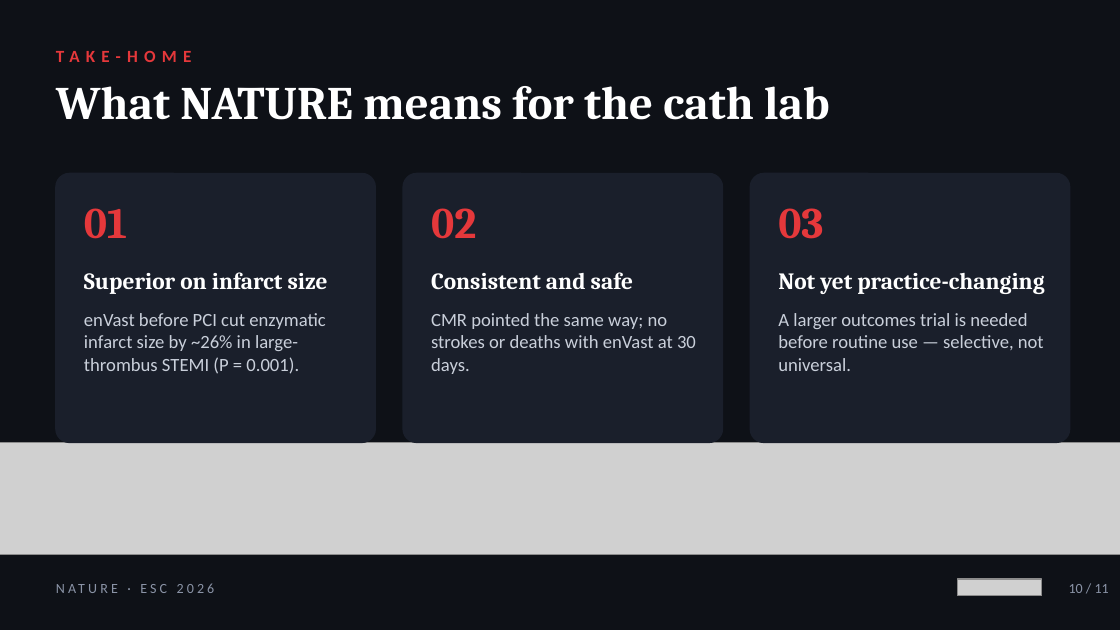
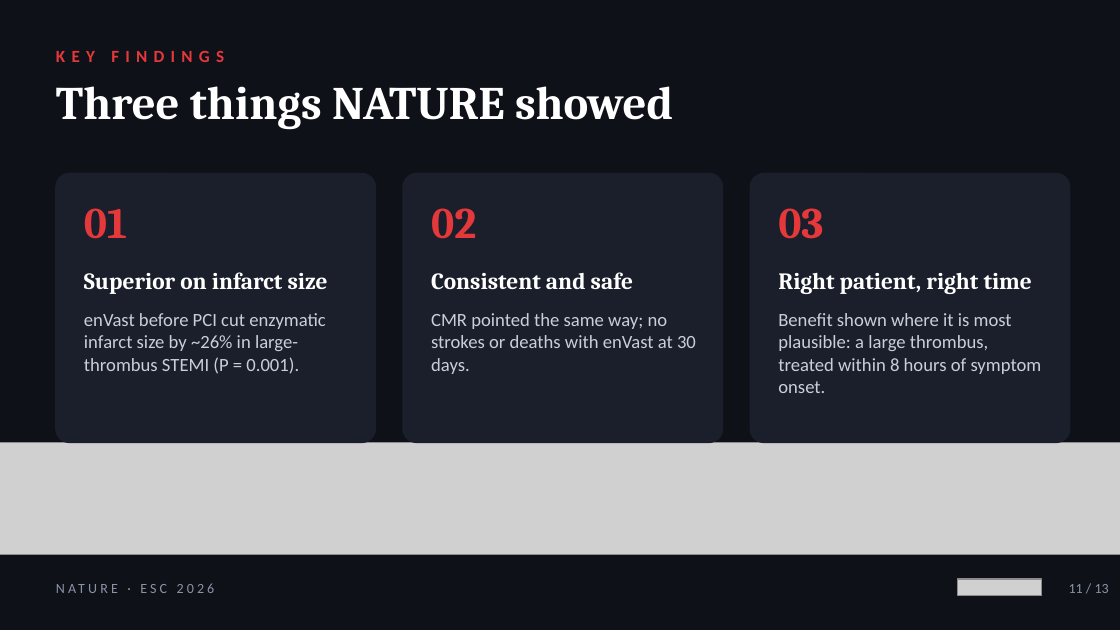
Before and after one commit to Waqar-msx9t/cs8630-A, a slide deck: slide 11 of presentations/NATURE_Trial_2026.pptx (slide 10 before the commit). Drawn at 1120x630 pixels with LibreOffice and Linux fonts; fonts in the diff are those of the drawing; grey boxes stand for pictures. Boxes give left, top, right and bottom in pixels: in the first picture for what was removed or moved away, otherwise in the second. Text is boxed around its words. In the diff, an @@ line names an element or a change of style, - is before the commit and + after.

```diff
--- a/presentations/NATURE_Trial_2026.pptx
+++ b/presentations/NATURE_Trial_2026.pptx
@@ text at (x1=56, y1=51, x2=224, y2=62): text changed @@
-TAKE-HOME
+KEY FINDINGS
@@ text at (x1=56, y1=86, x2=673, y2=129): text changed @@
-What NATURE means for the cath lab
+Three things NATURE showed
@@ text at (x1=778, y1=272, x2=1032, y2=294): text changed @@
-Not yet practice-changing
+Right patient, right time
@@ text at (x1=778, y1=313, x2=1042, y2=393): text changed @@
-A larger outcomes trial is needed before routine use — selective, not universal.
+Benefit shown where it is most plausible: a large thrombus, treated within 8 hours of symptom onset.
@@ text at (x1=1069, y1=584, x2=1109, y2=593): text changed @@
-10 / 11
+11 / 13
```
Also in this commit, not shown: 10 other slides changed, 2 slides added, 2 other files.
